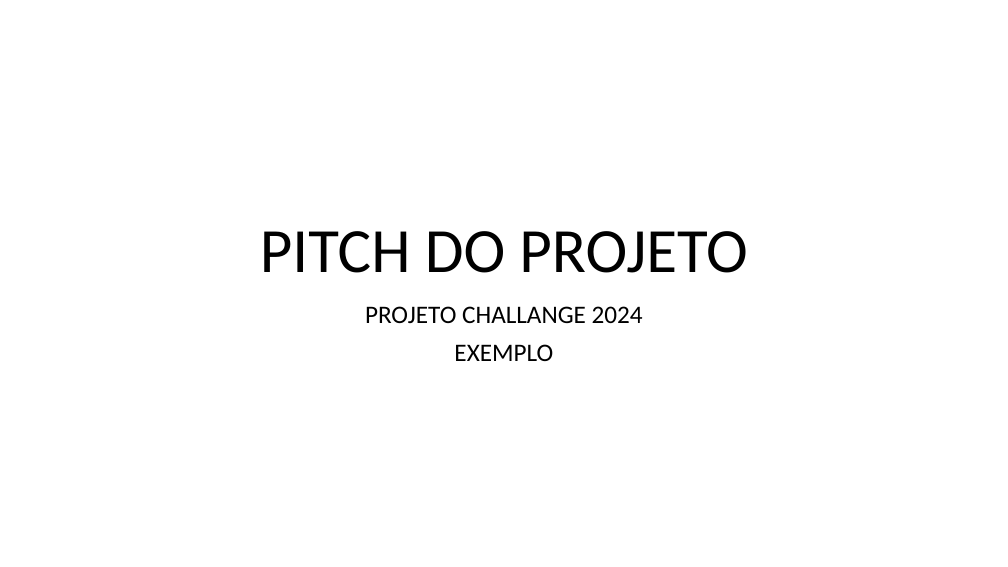
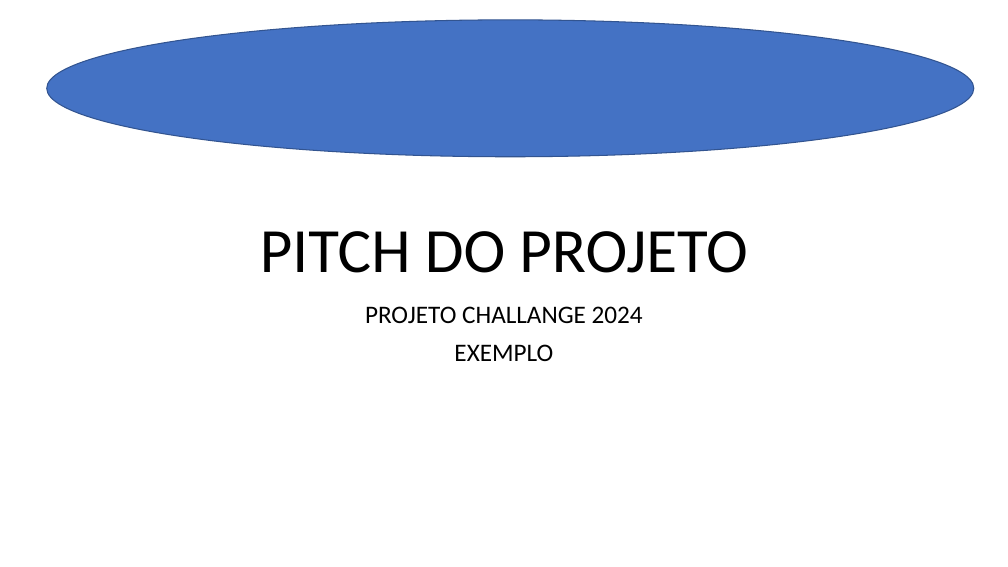
Before and after one commit to LuizMacilia/Challange-2024-exemplo-, a slide deck: slide 1 of PastaDocuementos/PITCH.pptx. Drawn at 1008x567 pixels with LibreOffice and Linux fonts; fonts in the diff are those of the drawing. Boxes give left, top, right and bottom in pixels: in the first picture for what was removed or moved away, otherwise in the second. Text is boxed around its words. In the diff, an @@ line names an element or a change of style, - is before the commit and + after.

Commit message:
UPDATE pitch de apresentação - adicionado o logo

```diff
--- a/PastaDocuementos/PITCH.pptx
+++ b/PastaDocuementos/PITCH.pptx
@@ ellipse added at (x1=47, y1=20, x2=974, y2=157), fill #4472C4, outline #325491 1 pt @@
```
